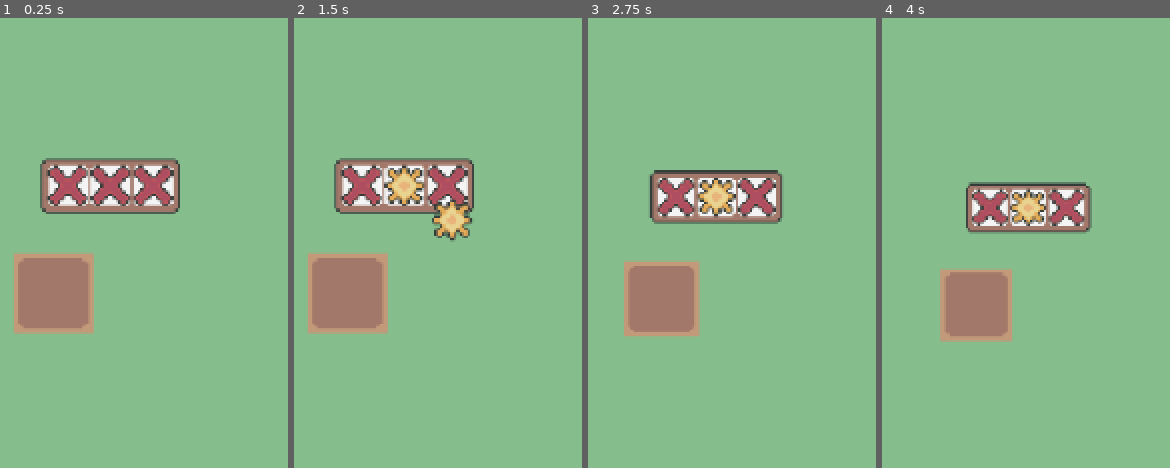
Above: before the commit, frames 1-4 (left to right).
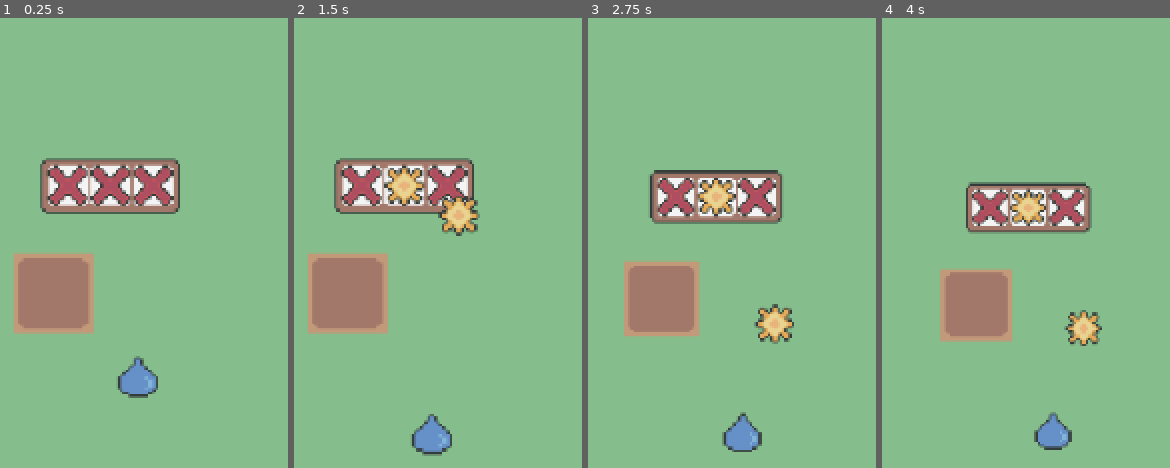
Above: after the commit, the same moments.

Repository: eric-marsh/farminata
Game: Godot game, scene res://scene/scene_switcher.tscn
The game is run twice, just before and just after one commit, with the same random seed, the same clock (stepped at 60 frames per second) and the same inputs.
Inputs (mouse positions are in pixels of both pictures, inside the frame that each line leads up to):
- Up to frame 1 (0.25 s): no input
- Up to frame 2 (1.5 s): drag from (403, 184) to (outside the picture) at 0.52 s; drag from (440, 450) to (403, 184) at 1.27 s
- Up to frame 3 (2.75 s): tap Enter at 2 s; move the mouse to (outside the picture) at 2.02 s; tap Mouse wheel down (SCROLL_DOWN) at 2.1 s; click (outside the picture) at 2.17 s
- Up to frame 4 (4 s): tap Space (ui_select) at 2.75, 3.77 s; drag from (outside the picture) to (956, 297) at 2.77 s; tap Enter at 3.5 s; move the mouse to (outside the picture) at 3.52 s; tap Mouse wheel down (SCROLL_DOWN) at 3.6 s; click (outside the picture) at 3.67 s

The runs differ from the first frame. In frame 1, 0.9% of the frame differs, in the area x 40-55%, y 75-85%; in frame 2, 2.0%, in the area x 40-65%, y 39-98%; in frame 3, 1.7%; in frame 4, 1.5%.

Commit message:
add dragging drops

Diff:
--- a/scene/droppable.gd
+++ b/scene/droppable.gd
@@ -4,24 +4,53 @@
 @export var target_position: Vector2
 @export var speed: float = 200.0
 @export var output_type: Enum.Output_Type = Enum.Output_Type.Water
+var is_dragging: bool = false
 
 var upwards_speed: float = 100.0
 var velocity: Vector2
 var moving_to_target: bool = false
 var time_passed: float = 0.0
 
-var min_fall_amount = 10
+var min_fall_amount = 50.0
 
 var start_pos: Vector2
 func _ready():
 	$Sprite2D.texture = Util.get_output_type_img(output_type)
 	start_pos = global_position
 
-func _process(delta):
+func _physics_process(delta):
 	if global_position.y > start_pos.y + min_fall_amount:
+		gravity_scale = 0.0
+		linear_velocity = Vector2.ZERO
+		angular_velocity = 0.0
 		moving_to_target = true
 
-	if moving_to_target:
+	if is_dragging:
+		global_transform.origin = get_global_mouse_position()
+
+
+	if Debug.DEBUG_DROPPABLE_MOVE_TO_TARGET and moving_to_target:
 		var dir = (target_position - global_position).normalized()
 		velocity = dir * speed
 		position += velocity * delta
+
+func _on_input_event(viewport: Node, event: InputEvent, shape_idx: int) -> void:
+	if !Globals.Main:
+		return
+
+	if event is InputEventMouseButton:
+		if event.button_index == MOUSE_BUTTON_LEFT and event.pressed:
+			if Globals.Main and Globals.Main.is_dragging:
+				return
+			is_dragging = true
+			Globals.Main.is_dragging = true
+		elif is_dragging and event.button_index == MOUSE_BUTTON_LEFT and !event.pressed:
+			is_dragging = false
+			Globals.Main.is_dragging = false
+
+
+func delete():
+	if is_dragging:
+		is_dragging = false
+		Globals.Main.is_dragging = false
+	queue_free()
--- a/scene/droppable.tscn
+++ b/scene/droppable.tscn
@@ -8,6 +8,7 @@
 
 [node name="Droppable" type="RigidBody2D" groups=["droppable"]]
 z_index = 1
+input_pickable = true
 script = ExtResource("1_34vfq")
 
 [node name="Sprite2D" type="Sprite2D" parent="."]
@@ -15,3 +16,5 @@
 
 [node name="CollisionShape2D" type="CollisionShape2D" parent="."]
 shape = SubResource("CircleShape2D_34vfq")
+
+[connection signal="input_event" from="." to="." method="_on_input_event"]
--- a/scene/main.tscn
+++ b/scene/main.tscn
@@ -1,9 +1,10 @@
-[gd_scene load_steps=5 format=3 uid="uid://ba0lyty7rw2vj"]
+[gd_scene load_steps=6 format=3 uid="uid://ba0lyty7rw2vj"]
 
 [ext_resource type="Script" uid="uid://by0tfe1nx5cjc" path="res://script/main.gd" id="1_ig7tw"]
 [ext_resource type="Script" uid="uid://d4elg2t07heho" path="res://script/camera_2d.gd" id="2_v0l8b"]
 [ext_resource type="PackedScene" uid="uid://b8nkjd470xyme" path="res://scene/plot_grid.tscn" id="4_0ha60"]
 [ext_resource type="PackedScene" uid="uid://c815fpybt36io" path="res://scene/slot_machine.tscn" id="4_brvut"]
+[ext_resource type="PackedScene" uid="uid://xiwavl2b1sw0" path="res://scene/droppable.tscn" id="5_0ha60"]
 
 [node name="Main" type="Node2D"]
 script = ExtResource("1_ig7tw")
@@ -20,3 +21,8 @@
 paired_plot_grid = NodePath("../PlotGrid")
 
 [node name="PlotGrid" parent="PlotContainer" instance=ExtResource("4_0ha60")]
+
+[node name="Drops" type="Node2D" parent="."]
+
+[node name="Droppable" parent="Drops" instance=ExtResource("5_0ha60")]
+position = Vector2(188, 140)
--- a/scene/output.gd
+++ b/scene/output.gd
@@ -33,4 +33,7 @@
 	d.output_type = output_type
 	d.target_position = target_position
 	d.apply_central_impulse(impulse)
-	add_child(d)
+	d.global_position = global_position
+
+	if Globals.DropsNode:
+		Globals.DropsNode.add_child(d)
--- a/script/debug.gd
+++ b/script/debug.gd
@@ -6,3 +6,6 @@
 var DEBUG_ENABLE_DEBUGGING_KEYS = true
 
 var SLOT_MACHINE_WAIT_TIME = 0.2
+
+
+var DEBUG_DROPPABLE_MOVE_TO_TARGET = false
--- a/script/globals.gd
+++ b/script/globals.gd
@@ -4,6 +4,7 @@
 var Main: MainNode = null
 var Audio: Node2D = null
 var PlotGrid: plot_grid = null
+var DropsNode: Node2D = null
 
 func _ready():
 	reset_nodes()
@@ -14,3 +15,4 @@
 
 func reset_nodes():
 	Main = get_node("/root/SceneSwitcher/Main")
+	DropsNode = get_node("/root/SceneSwitcher/Main/Drops")
--- a/script/main.gd
+++ b/script/main.gd
@@ -1,13 +1,14 @@
 extends Node2D
 class_name MainNode
 
-var global_timer = 0
-var total_seconds = 0.0
-var is_game_over = false
-var is_paused = false
+var global_timer: int = 0
+var total_seconds: float = 0.0
+var is_game_over: bool = false
+var is_paused: bool = false
 
+var max_blocks: int = 900
+var is_dragging: bool = false
 
-var max_blocks = 900
 
 func _ready() -> void:
 	global_timer = 0
--- a/script/plot.gd
+++ b/script/plot.gd
@@ -23,19 +23,26 @@
 
 #{ Blurry, X, Water, Sun, Carrot_Seed }
 func apply_droppable(d: droppable):
+	if plot_growth_state == Enum.Plot_Growth_State.Full:
+		return
 	match d.output_type:
 		Enum.Output_Type.Water:
 			if plot_state == Enum.Plot_State.Dry:
 				plot_state = Enum.Plot_State.Wet
+				d.delete()
 		Enum.Output_Type.Sun:
-			if plot_state == Enum.Plot_State.Wet and plot_growth_state != Enum.Plot_Growth_State.None and plot_growth_state != Enum.Plot_Growth_State.Full:
+			if plot_state == Enum.Plot_State.Wet and plot_growth_state != Enum.Plot_Growth_State.None:
 				plot_state = Enum.Plot_State.Dry
 				set_next_growth_state()
+				d.delete()
 		Enum.Output_Type.Carrot_Seed:
 			if plot_growth_state == Enum.Plot_Growth_State.None:
 				set_next_growth_state()
+				d.delete()
+		_:
+			return
 	update_image()
-	d.queue_free()
+
 
 
 func set_next_growth_state():
@@ -79,5 +86,8 @@
 				$Plant.texture = SAPLING_1
 				$Plant.offset = Vector2.ZERO
 			Enum.Plot_Growth_State.Partial_2:
+				$Plant.texture = SAPLING_2
+				$Plant.offset = Vector2.ZERO
+			Enum.Plot_Growth_State.Full:
 				$Plant.texture = SAPLING_FINAL
 				$Plant.offset = Vector2(0, -8)
